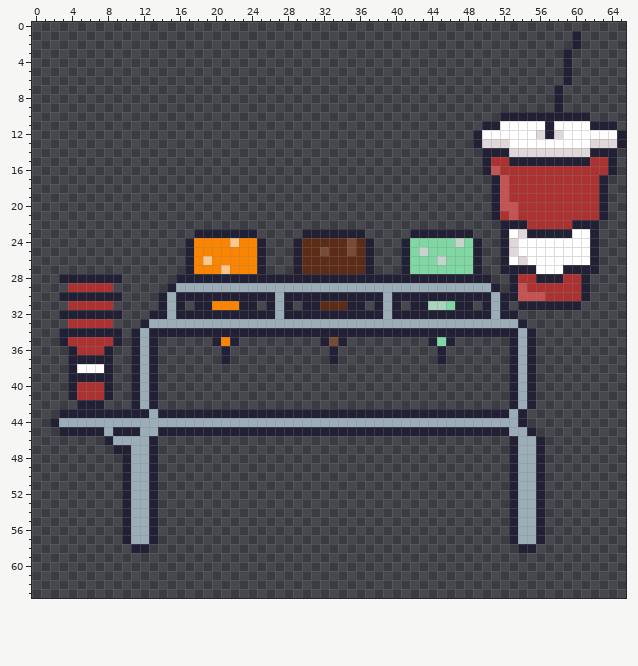
Two states of a pixel-art file, art/ase files/soda_rack.ase. Above: the version before the commit.
66x64 pixels, 1 frame. Colours within 5 levels of each other are drawn and written as one.
After the commit:
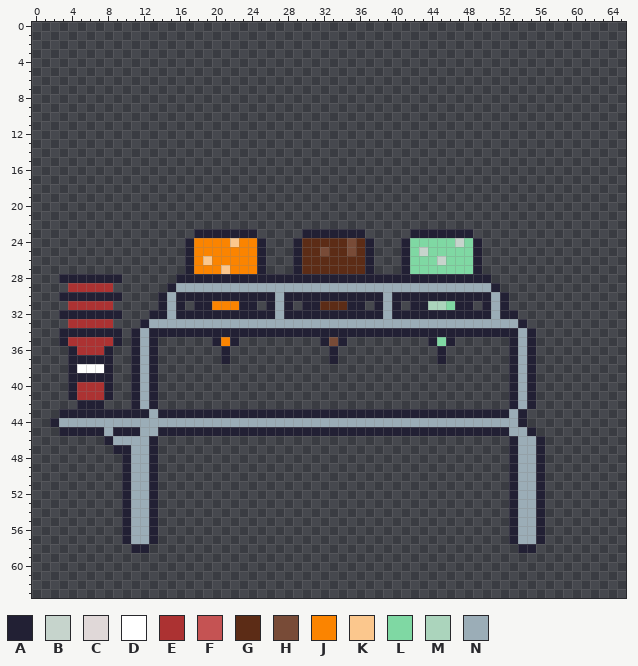
Palette (. is transparent): A #222034  B #c6d4cc  C #e0d8d8  D #ffffff  E #ac3232  F #c55353  G #5c2c16  H #784b37  J #fb8400  K #fbc78d  L #7fd8a3  M #abd4bc  N #9badb7
Change:
Colour A is gone in rows 1 to 2 at x 60; in rows 3 to 6 at x 59; in rows 7 to 9 at x 58; in row 10 at x 52 to 61; in row 11 at x 50 to 51, 57 and 62 to 64; in row 12 at x 49, 57 and 65.
Colour A is gone in row 13 at x 49 and 65; in row 14 at x 50 to 52 and 62 to 64; in row 15 at x 50, 53 to 61 and 64; in row 16 at x 50 and 64; in rows 17 to 21 at x 51 and 63; in row 22 at x 52 to 54 and 60 to 62.
Colour A is gone in row 23 at x 52, 55 to 59 and 62; in rows 24 to 26 at x 52 and 62; in row 27 at x 52 to 55 and 59 to 62; in row 28 at x 53, 56 to 58 and 61; in rows 29 to 30 at x 53 and 61; in row 31 at x 54 to 60.
Colour C is gone in row 12 at x 56 and 58; in row 13 at x 50 to 52 and 62 to 64; in row 14 at x 53 to 61; in row 23 at x 54; in rows 24 to 25 at x 53; in row 26 at x 54.
Colour D is gone in row 11 at x 52 to 56 and 58 to 61; in row 12 at x 50 to 55 and 59 to 64; in row 13 at x 53 to 61; in row 23 at x 53 and 60 to 61; in rows 24 to 25 at x 54 to 61; in row 26 at x 53 and 55 to 61.
Colour D is gone in row 27 at x 56 to 58.
Colour E is gone in row 15 at x 51 to 52 and 62 to 63; in row 16 at x 52 to 63; in rows 17 to 19 at x 53 to 62; in row 20 at x 54 to 62; in row 21 at x 52 and 54 to 62; in row 22 at x 55 to 59.
Colour E is gone in row 28 at x 54 to 55 and 59 to 60; in row 29 at x 55 to 60; in row 30 at x 57 to 60.
Colour F is gone in row 16 at x 51; in rows 17 to 19 at x 52; in row 20 at x 52 to 53; in row 21 at x 53; in row 29 at x 54; in row 30 at x 54 to 56.
Changed places in both pictures, as pixel boxes (x1, y1, x2, y2):
erased: (473, 31, 626, 310)
